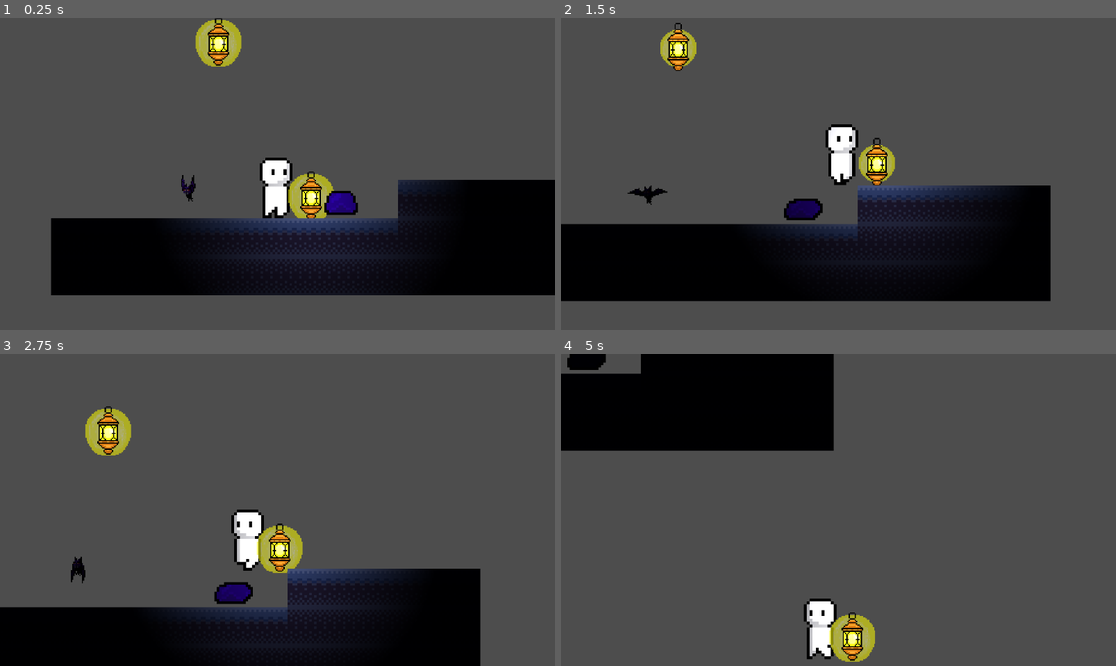
Above: before the commit, frames 1-4 (two rows, left to right).
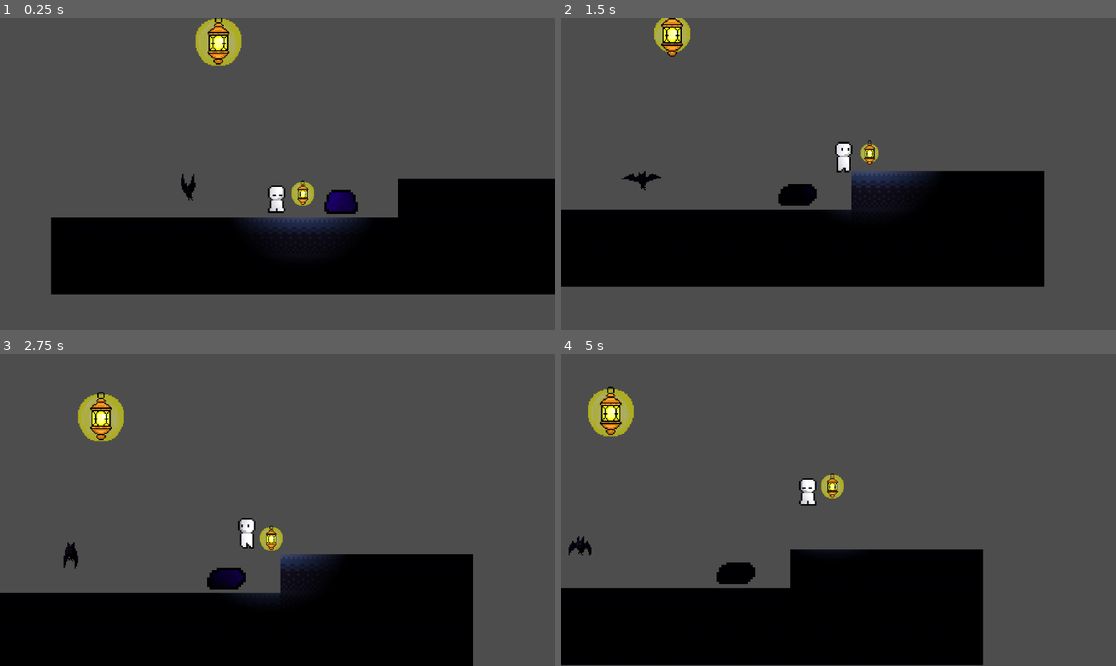
Above: after the commit, the same moments.

Repository: yaksies/campfireGame
Game: Godot game, scene res://scenes/game.tscn
The game is run twice, just before and just after one commit, with the same random seed, the same clock (stepped at 60 frames per second) and the same inputs.
Inputs:
- Up to frame 1 (0.25 s): no input
- Up to frame 2 (1.5 s): hold D (move_right) from 0.53 s (still down); tap Space (jump) at 0.6, 0.77, 1.07, 1.35 s
- Up to frame 3 (2.75 s): tap Space (jump) at 1.52, 1.82, 2.1 s; release D (move_right) at 2.03 s; hold A (move_left) from 2.03 s (still down)
- Up to frame 4 (5 s): release A (move_left) at 2.78 s; hold D (move_right) 2.78-4.28 s; tap Space (jump) at 2.85, 3.02, 3.32, 3.6, 3.77, 4.07, 4.35, 4.52, 4.82 s; hold A (move_left) from 4.28 s (still down)

The runs differ from the first frame. In frame 1, 8.6% of the frame differs, in the area x 9-100%, y 0-89%; in frame 2, 16%; in frame 3, 13%; in frame 4, 38%, in the area x 0-77%, y 0-100%.

Commit message:
Player animations

Diff:
--- a/campfire-game/scenes/player.tscn
+++ b/campfire-game/scenes/player.tscn
@@ -1,22 +1,34 @@
 [gd_scene format=3 uid="uid://n6n6brl24fak"]
 
 [ext_resource type="Script" uid="uid://g0u8pqr432st" path="res://scripts/player.gd" id="1_g2els"]
-[ext_resource type="Texture2D" uid="uid://d2uywygqwusvg" path="res://assets/player/idle/sprite_00.png" id="2_qfm1y"]
-[ext_resource type="Texture2D" uid="uid://cvqv6ptpunwmc" path="res://assets/player/sprite_0.png" id="2_tuyoq"]
-[ext_resource type="Texture2D" uid="uid://ddl86ysae1m3q" path="res://assets/player/sprite_1.png" id="3_fjrip"]
-[ext_resource type="Texture2D" uid="uid://dyo2f1od26hw7" path="res://assets/player/idle/sprite_01.png" id="3_fulsm"]
+[ext_resource type="Texture2D" uid="uid://d2uywygqwusvg" path="res://assets/player/player-idle/sprite_00.png" id="2_qfm1y"]
+[ext_resource type="Texture2D" uid="uid://cscocsgc2160b" path="res://assets/player/player-jump/sprite_0.png" id="2_tuyoq"]
+[ext_resource type="Texture2D" uid="uid://kbh6trsuktwa" path="res://assets/player/player-jump/sprite_1.png" id="3_fjrip"]
+[ext_resource type="Texture2D" uid="uid://dyo2f1od26hw7" path="res://assets/player/player-idle/sprite_01.png" id="3_fulsm"]
 [ext_resource type="PackedScene" uid="uid://ch518yq0o8s8" path="res://scenes/lantern.tscn" id="3_qhqgy"]
-[ext_resource type="Texture2D" uid="uid://c4fdmqs355krx" path="res://assets/player/idle/sprite_02.png" id="4_4r5pv"]
-[ext_resource type="Texture2D" uid="uid://c0mles78n2w7p" path="res://assets/player/sprite_2.png" id="4_smehm"]
-[ext_resource type="Texture2D" uid="uid://04g1x0kmx0e8" path="res://assets/player/idle/sprite_03.png" id="5_60mlk"]
-[ext_resource type="Texture2D" uid="uid://b0785ik5jgilw" path="res://assets/player/sprite_3.png" id="5_ur7pv"]
-[ext_resource type="Texture2D" uid="uid://b2iho5od4nqxk" path="res://assets/player/idle/sprite_04.png" id="6_i4ail"]
-[ext_resource type="Texture2D" uid="uid://8o32ont08mj0" path="res://assets/player/idle/sprite_05.png" id="7_a38lo"]
-[ext_resource type="Texture2D" uid="uid://bvrloxkmjya3d" path="res://assets/player/idle/sprite_06.png" id="8_4ni07"]
-[ext_resource type="Texture2D" uid="uid://ds4tsqr4vgreb" path="res://assets/player/idle/sprite_07.png" id="9_l71n6"]
-[ext_resource type="Texture2D" uid="uid://bgt83i7gk0pwg" path="res://assets/player/idle/sprite_08.png" id="10_ke2ow"]
-[ext_resource type="Texture2D" uid="uid://b1s5cxkcbwhou" path="res://assets/player/idle/sprite_09.png" id="11_ujl30"]
-[ext_resource type="Texture2D" uid="uid://ordhvydrwtyd" path="res://assets/player/idle/sprite_10.png" id="12_31cv2"]
+[ext_resource type="Texture2D" uid="uid://c4fdmqs355krx" path="res://assets/player/player-idle/sprite_02.png" id="4_4r5pv"]
+[ext_resource type="Texture2D" uid="uid://b8nim78c6358r" path="res://assets/player/player-jump/sprite_2.png" id="4_smehm"]
+[ext_resource type="Texture2D" uid="uid://04g1x0kmx0e8" path="res://assets/player/player-idle/sprite_03.png" id="5_60mlk"]
+[ext_resource type="Texture2D" uid="uid://b7l7r6ssgpxo8" path="res://assets/player/player-jump/sprite_3.png" id="5_ur7pv"]
+[ext_resource type="Texture2D" uid="uid://b2iho5od4nqxk" path="res://assets/player/player-idle/sprite_04.png" id="6_i4ail"]
+[ext_resource type="Texture2D" uid="uid://8o32ont08mj0" path="res://assets/player/player-idle/sprite_05.png" id="7_a38lo"]
+[ext_resource type="Texture2D" uid="uid://bvrloxkmjya3d" path="res://assets/player/player-idle/sprite_06.png" id="8_4ni07"]
+[ext_resource type="Texture2D" uid="uid://ds4tsqr4vgreb" path="res://assets/player/player-idle/sprite_07.png" id="9_l71n6"]
+[ext_resource type="Texture2D" uid="uid://bgt83i7gk0pwg" path="res://assets/player/player-idle/sprite_08.png" id="10_ke2ow"]
+[ext_resource type="Texture2D" uid="uid://b1s5cxkcbwhou" path="res://assets/player/player-idle/sprite_09.png" id="11_ujl30"]
+[ext_resource type="Texture2D" uid="uid://ordhvydrwtyd" path="res://assets/player/player-idle/sprite_10.png" id="12_31cv2"]
+[ext_resource type="Texture2D" uid="uid://w2sx5i01x7e4" path="res://assets/player/player-jump/sprite_4.png" id="17_4r5pv"]
+[ext_resource type="Texture2D" uid="uid://2vugjdiqh7bc" path="res://assets/player/player-jump/sprite_5.png" id="18_60mlk"]
+[ext_resource type="Texture2D" uid="uid://b1fxm065xgk1j" path="res://assets/player/player-jump/sprite_6.png" id="19_l71n6"]
+[ext_resource type="Texture2D" uid="uid://b3t11qnxkyr6i" path="res://assets/player/player-land/ground hit0.png" id="20_dt7fs"]
+[ext_resource type="Texture2D" uid="uid://cvqv6ptpunwmc" path="res://assets/player/player-walk/sprite_0.png" id="20_ke2ow"]
+[ext_resource type="Texture2D" uid="uid://ddl86ysae1m3q" path="res://assets/player/player-walk/sprite_1.png" id="21_ujl30"]
+[ext_resource type="Texture2D" uid="uid://0ichfdpepl4a" path="res://assets/player/player-land/ground hit1.png" id="21_wqfne"]
+[ext_resource type="Texture2D" uid="uid://c0mles78n2w7p" path="res://assets/player/player-walk/sprite_2.png" id="22_31cv2"]
+[ext_resource type="Texture2D" uid="uid://dmqav2uqyuoau" path="res://assets/player/player-land/ground hit2.png" id="22_wnwbv"]
+[ext_resource type="Texture2D" uid="uid://grlacbg6nij5" path="res://assets/player/player-land/ground hit3.png" id="23_gl8cc"]
+[ext_resource type="Texture2D" uid="uid://b0785ik5jgilw" path="res://assets/player/player-walk/sprite_3.png" id="23_pf23h"]
+[ext_resource type="Texture2D" uid="uid://bn8x3rv5y6f5l" path="res://assets/player/player-land/ground hit4.png" id="24_487ah"]
 
 [sub_resource type="SpriteFrames" id="SpriteFrames_dqkch"]
 animations = [{
@@ -70,6 +82,52 @@
 }, {
 "duration": 1.0,
 "texture": ExtResource("5_ur7pv")
+}, {
+"duration": 1.0,
+"texture": ExtResource("17_4r5pv")
+}, {
+"duration": 1.0,
+"texture": ExtResource("18_60mlk")
+}, {
+"duration": 1.0,
+"texture": ExtResource("19_l71n6")
+}],
+"loop": false,
+"name": &"jump",
+"speed": 7.0
+}, {
+"frames": [{
+"duration": 1.0,
+"texture": ExtResource("20_dt7fs")
+}, {
+"duration": 1.0,
+"texture": ExtResource("21_wqfne")
+}, {
+"duration": 1.0,
+"texture": ExtResource("22_wnwbv")
+}, {
+"duration": 1.0,
+"texture": ExtResource("23_gl8cc")
+}, {
+"duration": 1.0,
+"texture": ExtResource("24_487ah")
+}],
+"loop": true,
+"name": &"land",
+"speed": 6.0
+}, {
+"frames": [{
+"duration": 1.0,
+"texture": ExtResource("20_ke2ow")
+}, {
+"duration": 1.0,
+"texture": ExtResource("21_ujl30")
+}, {
+"duration": 1.0,
+"texture": ExtResource("22_31cv2")
+}, {
+"duration": 1.0,
+"texture": ExtResource("23_pf23h")
 }],
 "loop": true,
 "name": &"run",
@@ -79,15 +137,100 @@
 [sub_resource type="RectangleShape2D" id="RectangleShape2D_qlg0r"]
 size = Vector2(27, 50)
 
+[sub_resource type="Animation" id="Animation_wqfne"]
+length = 0.001
+tracks/0/type = "value"
+tracks/0/imported = false
+tracks/0/enabled = true
+tracks/0/path = NodePath("AnimatedSprite2D:animation")
+tracks/0/interp = 1
+tracks/0/loop_wrap = true
+tracks/0/keys = {
+"times": PackedFloat32Array(0),
+"transitions": PackedFloat32Array(1),
+"update": 1,
+"values": [&"land"]
+}
+tracks/1/type = "value"
+tracks/1/imported = false
+tracks/1/enabled = true
+tracks/1/path = NodePath("AnimatedSprite2D:offset")
+tracks/1/interp = 1
+tracks/1/loop_wrap = true
+tracks/1/keys = {
+"times": PackedFloat32Array(0),
+"transitions": PackedFloat32Array(1),
+"update": 0,
+"values": [Vector2(0, 14)]
+}
+tracks/2/type = "value"
+tracks/2/imported = false
+tracks/2/enabled = true
+tracks/2/path = NodePath("AnimatedSprite2D:frame")
+tracks/2/interp = 1
+tracks/2/loop_wrap = true
+tracks/2/keys = {
+"times": PackedFloat32Array(0),
+"transitions": PackedFloat32Array(1),
+"update": 1,
+"values": [0]
+}
+
+[sub_resource type="Animation" id="Animation_dt7fs"]
+resource_name = "land"
+length = 0.13333334
+tracks/0/type = "value"
+tracks/0/imported = false
+tracks/0/enabled = true
+tracks/0/path = NodePath("AnimatedSprite2D:animation")
+tracks/0/interp = 1
+tracks/0/loop_wrap = true
+tracks/0/keys = {
+"times": PackedFloat32Array(0.0009999999, 0.13333334),
+"transitions": PackedFloat32Array(1, 1),
+"update": 1,
+"values": [&"land", &"idle"]
+}
+tracks/1/type = "value"
+tracks/1/imported = false
+tracks/1/enabled = true
+tracks/1/path = NodePath("AnimatedSprite2D:offset")
+tracks/1/interp = 1
+tracks/1/loop_wrap = true
+tracks/1/keys = {
+"times": PackedFloat32Array(0, 0.13333334),
+"transitions": PackedFloat32Array(1, 1),
+"update": 0,
+"values": [Vector2(0, 14), Vector2(0, 0)]
+}
+tracks/2/type = "value"
+tracks/2/imported = false
+tracks/2/enabled = true
+tracks/2/path = NodePath("AnimatedSprite2D:frame")
+tracks/2/interp = 1
+tracks/2/loop_wrap = true
+tracks/2/keys = {
+"times": PackedFloat32Array(0, 0.13333334),
+"transitions": PackedFloat32Array(1, 1),
+"update": 1,
+"values": [0, 0]
+}
+
+[sub_resource type="AnimationLibrary" id="AnimationLibrary_wqfne"]
+_data = {
+&"RESET": SubResource("Animation_wqfne"),
+&"land": SubResource("Animation_dt7fs")
+}
+
 [node name="Player" type="CharacterBody2D" unique_id=1307399855]
+scale = Vector2(0.5, 0.5)
 script = ExtResource("1_g2els")
 
 [node name="AnimatedSprite2D" type="AnimatedSprite2D" parent="." unique_id=1737869429]
-position = Vector2(9.536743e-07, 0)
-scale = Vector2(0.828125, 0.8020833)
+scale = Vector2(0.87, 0.843)
 sprite_frames = SubResource("SpriteFrames_dqkch")
-animation = &"idle"
-frame_progress = 0.3769073
+animation = &"land"
+offset = Vector2(0, 14)
 
 [node name="CollisionShape2D" type="CollisionShape2D" parent="." unique_id=1240926811]
 position = Vector2(-1.5, -1)
@@ -95,4 +238,7 @@
 one_way_collision = true
 
 [node name="Lantern" parent="." unique_id=733144119 instance=ExtResource("3_qhqgy")]
-position = Vector2(28, 5)
+position = Vector2(42, -6)
+
+[node name="AnimationPlayer" type="AnimationPlayer" parent="." unique_id=1804253188]
+libraries/ = SubResource("AnimationLibrary_wqfne")
--- a/campfire-game/scripts/player.gd
+++ b/campfire-game/scripts/player.gd
@@ -1,43 +1,59 @@
 extends CharacterBody2D
-
 
 const SPEED = 150.0
 const JUMP_VELOCITY = -300.0
 
-var gravity = ProjectSettings.get_setting("physics/2d/default_gravity")
+# Track if we were in the air last frame
+var was_in_air = false
 
 @onready var animated_sprite: AnimatedSprite2D = $AnimatedSprite2D
+@onready var anim_player: AnimationPlayer = $AnimationPlayer
 
 func _physics_process(delta: float) -> void:
 	# Add the gravity.
 	if not is_on_floor():
 		velocity += get_gravity() * delta
+		was_in_air = true # We are in the air, so we are ready to 'land' later
+		animated_sprite.play("jump")
 
 	# Handle jump.
 	if Input.is_action_just_pressed("jump") and is_on_floor():
 		velocity.y = JUMP_VELOCITY
+		# Stop any landing animation if we jump immediately
+		anim_player.stop()
 
-	# Get the input direction and handle the movement/deceleration.
+	# Get the input direction
 	var direction := Input.get_axis("move_left", "move_right")
 
-	# Flips the sprite
+	# Flip the sprite
 	if direction > 0:
 		animated_sprite.flip_h = false
 	elif direction < 0:
 		animated_sprite.flip_h = true
 
-	# Play animations
+	# LANDING AND GROUND ANIMATION LOGIC
 	if is_on_floor():
-		if direction == 0:
-			animated_sprite.play("idle")
+		if was_in_air:
+			# Just touched the ground! Play the land animation via AnimationPlayer
+			anim_player.play("land")
+			was_in_air = false
+
+		# If we are currently playing the "land" animation,
+		# we only interrupt it if the player starts moving.
+		if anim_player.is_playing() and anim_player.current_animation == "land":
+			if direction != 0:
+				# Player is moving, cancel the landing freeze and run
+				anim_player.stop()
+				animated_sprite.play("run")
+			else:
+				# Stay in the landing animation until it finishes
+				pass
 		else:
-			animated_sprite.play("run")
-
-	else:
-		animated_sprite.play("jump")
-
-
-
+			# Normal movement animations when not landing
+			if direction == 0:
+				animated_sprite.play("idle")
+			else:
+				animated_sprite.play("run")
 
 	# Applies the movement
 	if direction:
Renamed: campfire-game/assets/player/idle/sprite_00.png -> campfire-game/assets/player/player-idle/sprite_00.png
Not shown, changed: campfire-game/assets/player/player-idle/sprite_00.png.import
Renamed: campfire-game/assets/player/idle/sprite_01.png -> campfire-game/assets/player/player-idle/sprite_01.png
Not shown, changed: campfire-game/assets/player/player-idle/sprite_01.png.import
Renamed: campfire-game/assets/player/idle/sprite_02.png -> campfire-game/assets/player/player-idle/sprite_02.png
Not shown, changed: campfire-game/assets/player/player-idle/sprite_02.png.import
Renamed: campfire-game/assets/player/idle/sprite_03.png -> campfire-game/assets/player/player-idle/sprite_03.png
Not shown, added: campfire-game/assets/player/player-idle/sprite_03.png.import
Renamed: campfire-game/assets/player/idle/sprite_04.png -> campfire-game/assets/player/player-idle/sprite_04.png
Not shown, added: campfire-game/assets/player/player-idle/sprite_04.png.import
Renamed: campfire-game/assets/player/idle/sprite_05.png -> campfire-game/assets/player/player-idle/sprite_05.png
Not shown, changed: campfire-game/assets/player/player-idle/sprite_05.png.import
(and 46 more such lines)
